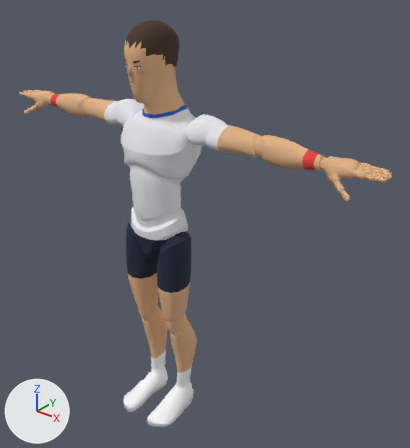
A saved change to the glTF model sweetspot/models/players/p08.glb.
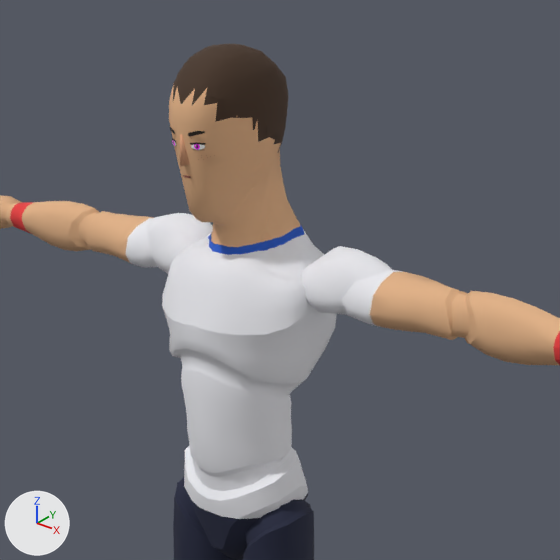
Each version appears first whole from a camera (50 mm lens) standing at (1.59, -1.66, 2.1) and looking at (0.15, 0.14, 0.99), and next in a close-up on the part from 11% to 74% of the width and 0% to 58% of the height. The axes (+X, +Y, +Z) are drawn at lower left. The lights are the same throughout. The older version's two pictures come first. Vertices at exactly the same position are counted once.

Names of what the first close-up shows: 'Body', 'Face', 'Hair', 'Nose'.
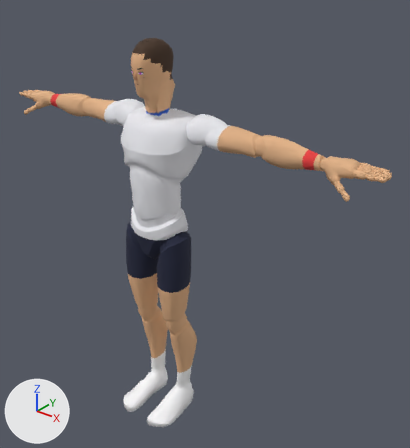
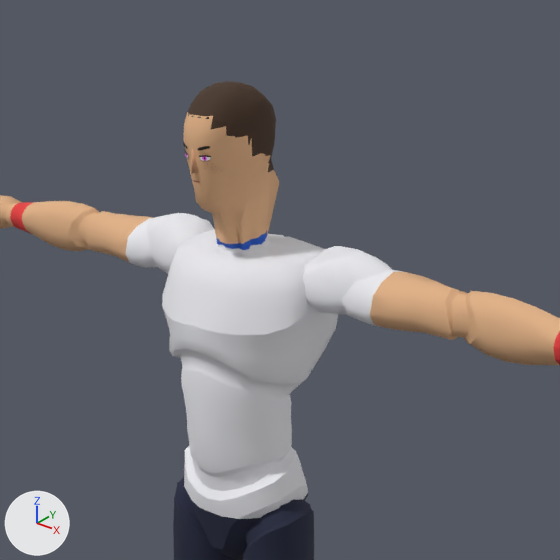
What differs and where, as boxes [x1, y1, x2, y2] in the close-ups (560 x 560 px; the box of a moved part takes in the faces that stretch with it):
'Body', reshaped
    before: [0, 50, 560, 560]
    after: [0, 87, 560, 560]
'Hair', reshaped (23% narrower, 24% shorter)
    before: [173, 44, 288, 152]
    after: [188, 81, 276, 163]
'Nose', reshaped (27% narrower, 24% shorter)
    before: [180, 134, 190, 166]
    after: [192, 149, 199, 173]
'Face', reshaped
    before: [169, 126, 205, 178]
    after: [183, 143, 211, 182]
part 1 of me_mannequin, moved or reshaped
    before: [152, 50, 358, 300]
    after: [152, 87, 358, 300]
part 2 of me_mannequin, surface changed
    before: [173, 84, 280, 170]
    after: [187, 112, 274, 172]

Patch to the scene script:
```diff
--- a/sweetspot/models/players/p08.glb.py
+++ b/sweetspot/models/players/p08.glb.py
@@ me_mannequin @@
 # used by ob_body; location = (0.0, 0.0, 0.0)
-me_mannequin.from_pydata(...)  # 7378 vertices, 14511 faces; spans x -0.98..0.98, y -0.21..0.15, z 0.0..1.86
+me_mannequin.from_pydata(...)  # 7376 vertices, 14507 faces; spans x -0.98..0.98, y -0.21..0.15, z 0.0..1.79
+# me_mannequin part 1: 271 vertices moved from x -0.22..0.22, y -0.13..0.15, z 1.32..1.86 to x -0.22..0.22, y -0.1..0.15, z 1.33..1.79; 128 vertices removed from x -0.13..0.13, y -0.04..0.13, z 1.47..1.6; 126 vertices added at x -0.14..0.14, y -0.03..0.1, z 1.48..1.61
+# me_mannequin part 2: 12 kept faces spanning x -0.06..0.06, y -0.1..0.09, z 1.63..1.75 get new texture (UV) coordinates
 me_mannequin.materials.append(mat_palette)
@@ me_face @@
 # used by ob_face; location = (0.0, 0.0, 0.0)
-me_face.from_pydata(...)  # 50 vertices, 64 faces; spans x -0.0672..0.0672, y -0.1276..-0.0304, z 1.6105..1.7281
+me_face.from_pydata(...)  # 42 vertices, 54 faces; spans x -0.0516..0.0516, y -0.1018..-0.0401, z 1.61..1.6978
+# me_face part 3: the whole mesh is rebuilt
 me_face.materials.append(mat_face)
@@ me_hair @@
 # used by ob_hair; location = (0.0, 0.0, 0.0)
-me_hair.from_pydata(...)  # 215 vertices, 384 faces; spans x -0.083..0.083, y -0.113..0.121, z 1.627..1.857
+me_hair.from_pydata(...)  # 215 vertices, 384 faces; spans x -0.065..0.065, y -0.087..0.096, z 1.605..1.793
+# me_hair part 4: 215 of 215 vertices moved; they spanned x -0.083..0.083, y -0.113..0.121, z 1.627..1.857 and now span x -0.065..0.065, y -0.087..0.096, z 1.605..1.793; mean shift (0.0, -0.004, -0.044)
 me_hair.materials.append(mat_palette)
@@ me_nose @@
 # used by ob_nose; location = (0.0, 0.0, 0.0)
-me_nose.from_pydata(...)  # 6 vertices, 6 faces; spans x -0.0106..0.0106, y -0.1315..-0.1137, z 1.6643..1.7191
-me_nose.vertices[0].co = (0.0041, -0.1238, 1.7191)  # pixel (183, 134)
-me_nose.vertices[1].co = (-0.0041, -0.1238, 1.7191)  # pixel (179, 133)
-me_nose.vertices[2].co = (0.0, -0.1279, 1.719)  # pixel (179, 134)
-me_nose.vertices[3].co = (0.0106, -0.1137, 1.6673)  # pixel (191, 163)
-me_nose.vertices[4].co = (-0.0106, -0.1137, 1.6673)
-me_nose.vertices[5].co = (0.0, -0.1315, 1.6643)  # pixel (180, 166)
+me_nose.from_pydata(...)  # 6 vertices, 6 faces; spans x -0.0082..0.0083, y -0.1044..-0.0905, z 1.6477..1.6904
+# me_nose part 5
+me_nose.vertices[0].co = (0.0032, -0.0975, 1.6904)  # pixel (194, 148)
+me_nose.vertices[1].co = (-0.0032, -0.0975, 1.6904)  # pixel (191, 148)
+me_nose.vertices[2].co = (0.0, -0.1007, 1.6903)  # pixel (191, 148)
+me_nose.vertices[3].co = (0.0083, -0.0905, 1.65)  # pixel (200, 171)
+me_nose.vertices[4].co = (-0.0082, -0.0905, 1.65)
+me_nose.vertices[5].co = (0.0, -0.1044, 1.6477)  # pixel (191, 173)
 me_nose.materials.append(mat_palette)
```
